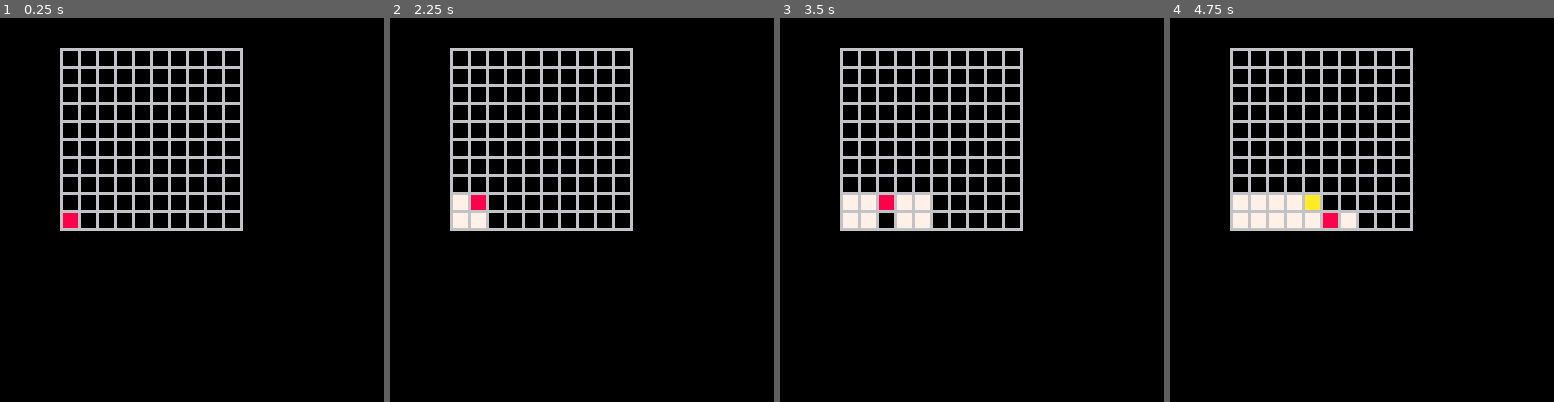
Above: before the commit, frames 1-4 (left to right).
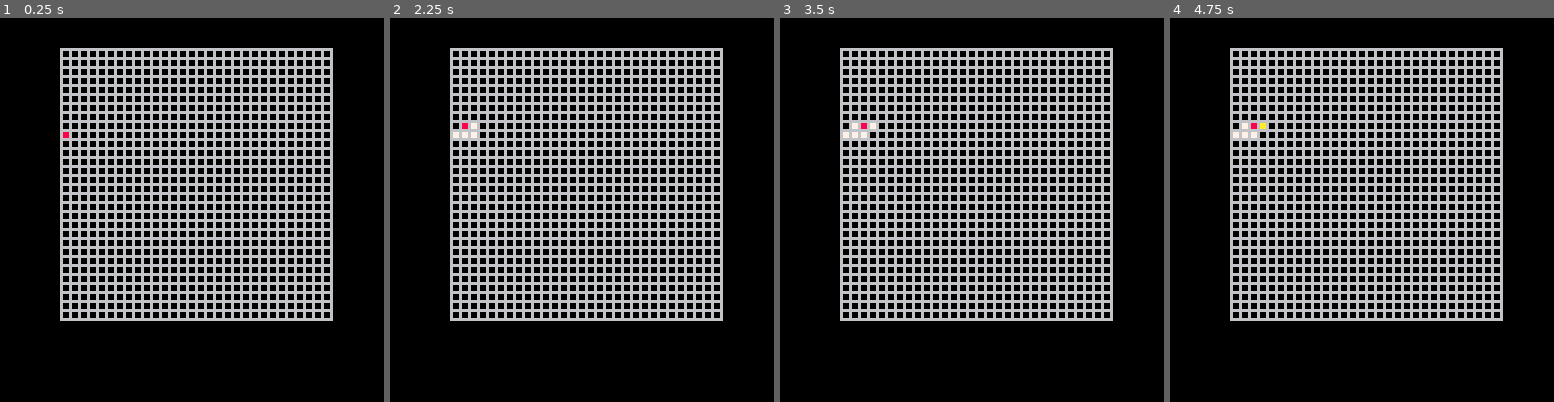
Above: after the commit, the same moments.

Repository: sargon2/pico8
Game: PICO-8 cartridge playground/uncovered/uncovered.p8
The game is run twice, just before and just after one commit, with the same random seed, the same clock (stepped at 60 frames per second) and the same inputs.
Inputs:
- Up to frame 1 (0.25 s): no input
- Up to frame 2 (2.25 s): hold Right 1.6-2.1 s; hold Up from 2.15 s (still down)
- Up to frame 3 (3.5 s): release Up at 2.42 s; hold Right 2.47-3.03 s; hold Left from 3.08 s (still down)
- Up to frame 4 (4.75 s): release Left at 3.58 s; hold Down 3.63-3.97 s; hold Right 4.02-4.68 s; hold Up from 4.73 s (still down)

The runs differ from the first frame. In frame 1, 21% of the frame differs, in the area x 15-87%, y 7-79%; in frame 2, 22%; in frame 3, 22%; in frame 4, 22%.

Commit message:
Don't select the square the player came from

Diff:
--- a/playground/uncovered/code.lua
+++ b/playground/uncovered/code.lua
@@ -6,9 +6,9 @@
 last_failed_x = nil
 last_failed_y = nil
 
---[[const]] grid_size_x = 10
---[[const]] grid_size_y = 10
---[[const]] grid_scale = 6
+--[[const]] grid_size_x = 30
+--[[const]] grid_size_y = 30
+--[[const]] grid_scale = 3
 --[[const]] grid_top = 10
 --[[const]] grid_left = 20
 
@@ -21,6 +21,7 @@
             grid[i][j] = 0
         end
     end
+    grid[player_x][player_y] = 1
 end
 
 function grid_rectfill(x, y, color)
@@ -74,11 +75,11 @@
     if grid[player_x][player_y] == 0 then
         local seed = overall_seed + (player_x * grid_size_y + player_y)
         srand(seed)
-        local result = try(player_x, player_y, false)
+        local result = try(player_x, player_y, start_x, start_y, false)
         if result == nil then
             -- Reset seed to reproduce pattern
             srand(seed)
-            try(player_x, player_y, true)
+            try(player_x, player_y, start_x, start_y, true)
         else
             -- Failed!
             last_failed_x, last_failed_y = unpack(result)
@@ -87,29 +88,33 @@
     end
 end
 
-function try(x, y, execute) -- returns nil if success, {x, y} if failure
+function try(x, y, sx, sy, execute) -- returns nil if success, {x, y} if failure
+    if x == sx and y == sy then
+        -- Don't select the square the player started on since it looks weird when that happens
+        return nil
+    end
     if not execute and grid[x][y] == 1 then
         return {x, y}
     end
 
     local r
     if x > 0 and rnd() < .25 then
-        r = try(x-1, y, execute)
+        r = try(x-1, y, sx, sy, execute)
         if(r != nil) return r
     end
 
     if x < grid_size_x-1 and rnd() < .25 then
-        r = try(x+1, y, execute)
+        r = try(x+1, y, sx, sy, execute)
         if(r != nil) return r
     end
 
     if y > 0 and rnd() < .25 then
-        r = try(x, y-1, execute)
+        r = try(x, y-1, sx, sy, execute)
         if(r != nil) return r
     end
 
     if y < grid_size_y-1 and rnd() < .25 then
-        r = try(x, y+1, execute)
+        r = try(x, y+1, sx, sy, execute)
         if(r != nil) return r
     end
 
